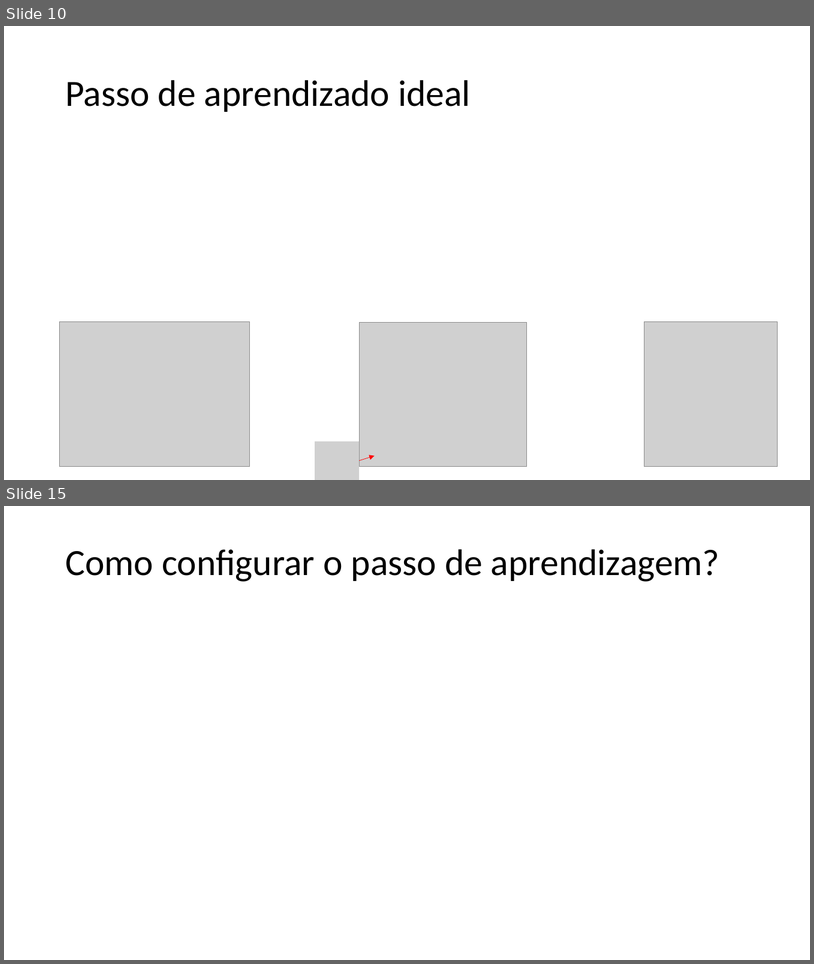
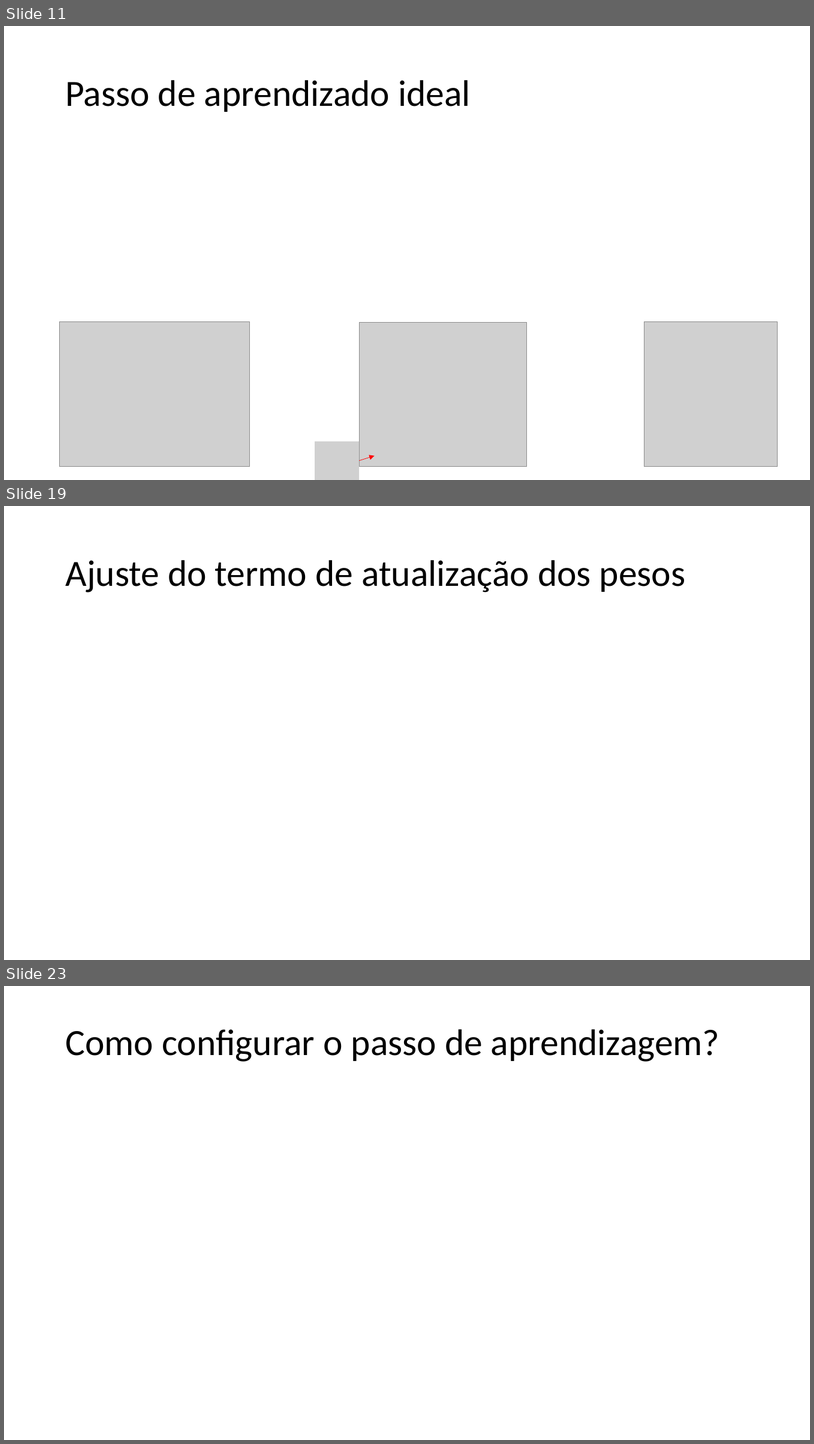
Before and after one commit to zz4fap/t319_aprendizado_de_maquina, a slide deck: slides/T319_Regressão_Linear (Parte III).pptx. Shown one above the other, each under a label of ours: slides 10 and 15 before the commit, slides 11, 19 and 23 after it; the slides between them are not shown. The pictures are 814x964 and 814x1444 pixels, drawn with LibreOffice and Linux fonts; fonts in the diff are those of the drawing; grey boxes stand for pictures. Boxes give left, top, right and bottom in pixels: in the first picture for what was removed or moved away, otherwise in the second. Text is boxed around its words. In the diff, an @@ line names an element or a change of style, - is before the commit and + after.

```diff
--- a/slides/T319_Regressão_Linear (Parte III).pptx
+++ b/slides/T319_Regressão_Linear (Parte III).pptx
@@ slide 19 added at <box>4,506,810,960</box>, background #FFFFFF @@
@@ title added at <box>65,560,686,592</box>, 44 pt, text #000000 @@
+Ajuste do termo de atualização dos pesos
@@ what was slide 10 is now slide 11 @@
@@ what was slide 15 is now slide 23 @@
```
Also in this commit, not shown: 1 slide changed, 11 other slides added, 3 slides removed, 6 other files.
